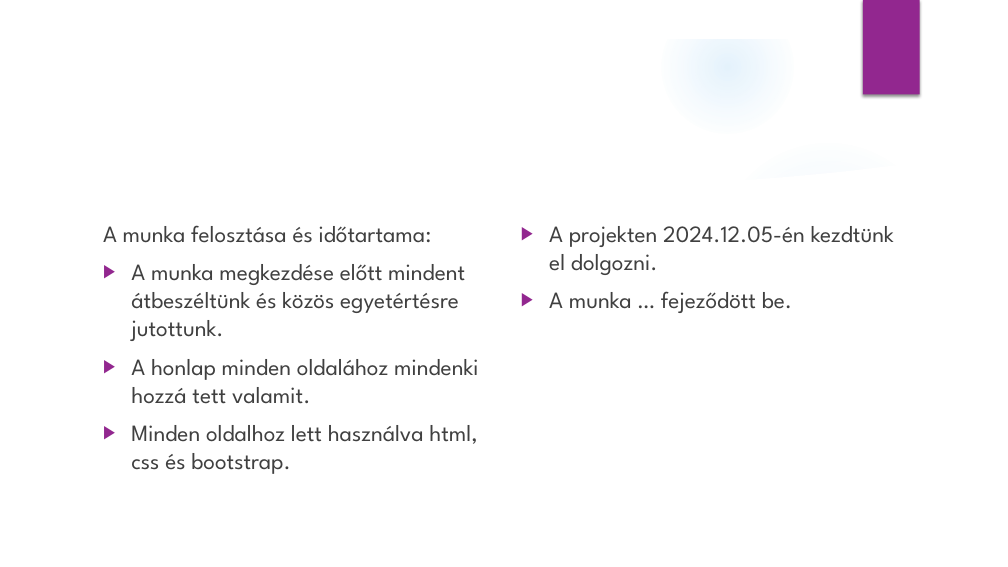
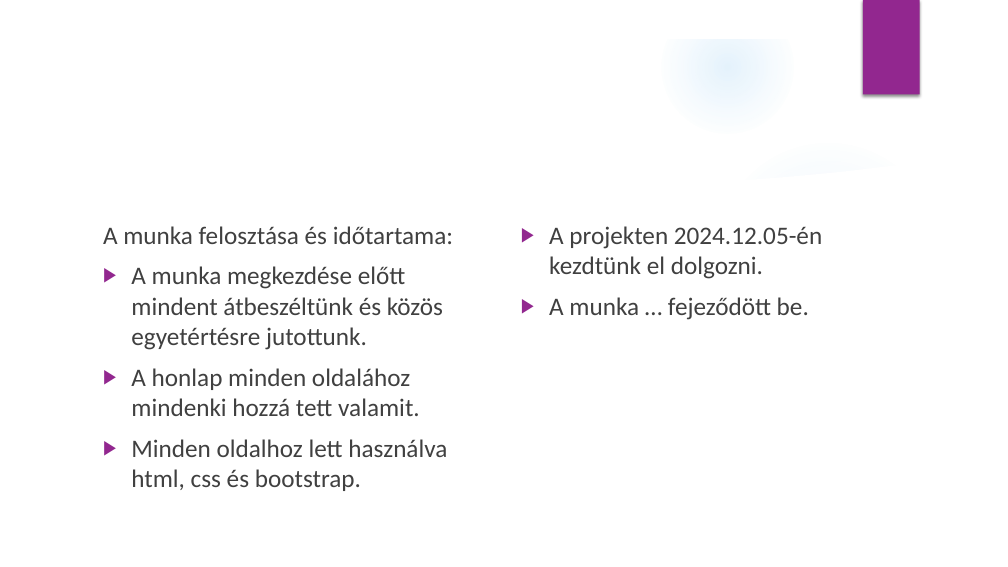
Before and after one commit to M3morui/html, a slide deck: slide 7 of karacsony/Karácsonyi Honlap Projekt.pptx (slide 6 before the commit). Drawn at 1008x567 pixels with LibreOffice and Linux fonts; fonts in the diff are those of the drawing; background and template pictures are left out. Boxes give left, top, right and bottom in pixels: in the first picture for what was removed or moved away, otherwise in the second. Text is boxed around its words. In the diff, an @@ line names an element or a change of style, - is before the commit and + after.

```diff
--- a/karacsony/Karácsonyi Honlap Projekt.pptx
+++ b/karacsony/Karácsonyi Honlap Projekt.pptx
@@ text "A munka felosztása és időtartama:" at [103,226,453,491]: size 22.2 to 24 pt, font League Spartan to Calibri @@
@@ text "A projekten 2024.12.05-én kezdtünk el ..." at [549,226,822,320]: size 22.2 to 24 pt, font League Spartan to Calibri @@
```
Also in this commit, not shown: 6 other slides changed, 2 slides added, 6 other files.
